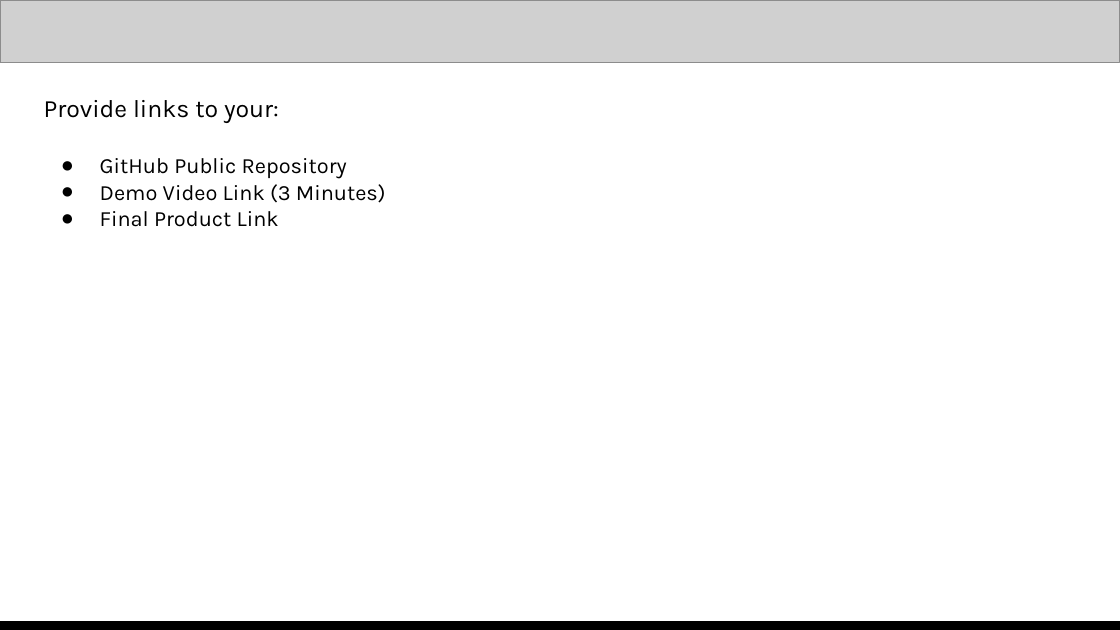
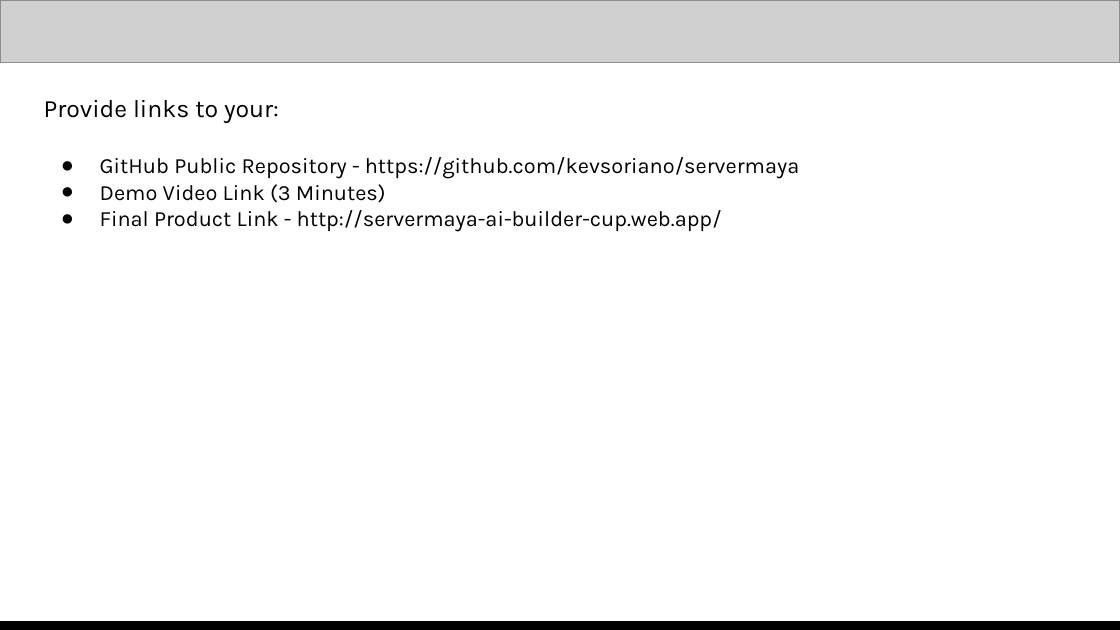
Before and after one commit to kevsoriano/servermaya, a slide deck: slide 14 of docs/Submission Template _ AI Builder Cup.pptx. Drawn at 1120x630 pixels with LibreOffice and Linux fonts; fonts in the diff are those of the drawing; grey boxes stand for pictures. Boxes give left, top, right and bottom in pixels: in the first picture for what was removed or moved away, otherwise in the second. Text is boxed around its words. In the diff, an @@ line names an element or a change of style, - is before the commit and + after.

```diff
--- a/docs/Submission Template _ AI Builder Cup.pptx
+++ b/docs/Submission Template _ AI Builder Cup.pptx
@@ text at <box>100,157,799,179</box>: text changed @@
-● GitHub Public Repository
+● GitHub Public Repository - https://github.com/kevsoriano/servermaya
@@ text at <box>100,210,722,232</box>: text changed @@
-● Final Product Link
+● Final Product Link - http://servermaya-ai-builder-cup.web.app/
```
Also in this commit, not shown: 10 other slides changed, 4 other files.
